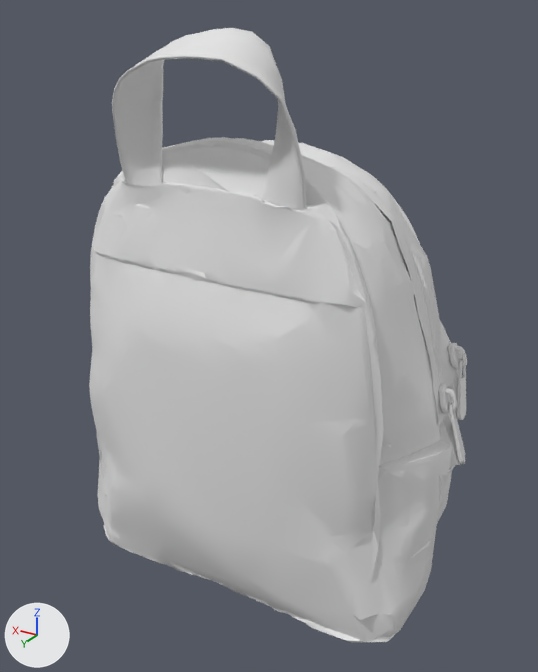
An edit to the glTF model src/Pages/Customize/Configurator/models/Accessories/Unisex/backpack.glb, drawn before and after from the same camera.
One viewpoint serves both versions: a camera (50 mm lens) standing at (-0.441, 0.732, 0.36) and looking at (-0.008, 0.011, 0.0). Arrows for +X, +Y and +Z are at lower left; the lights stay in place.

Names of what the first picture shows: 'all'.
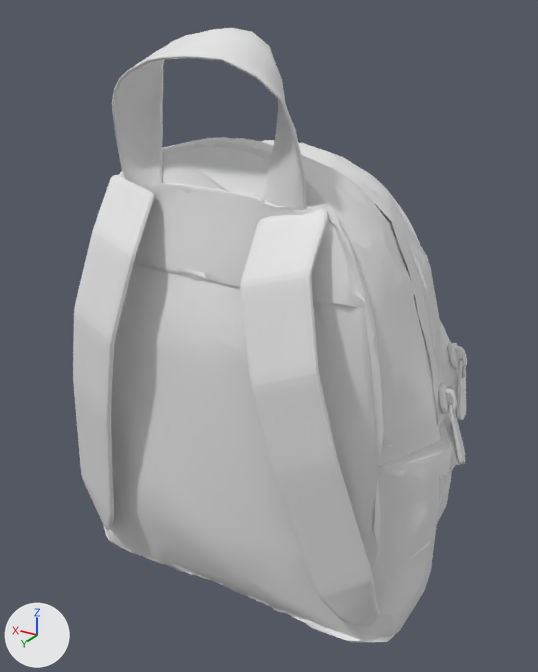
What changed in the scene script:
```text
Add me_plane_005:
    me_plane_005.from_pydata(...)  # 2402 vertices, 4800 faces; spans x -0.208..-0.062, y 0.091..0.179, z -0.295..0.19
Add me_plane_001:
    me_plane_001.from_pydata(...)  # 2402 vertices, 4800 faces; spans x 0.065..0.198, y 0.103..0.186, z -0.291..0.198
Add ob_right_handle:
    ob_right_handle = bpy.data.objects.new('right_handle', me_plane_005)
    ob_right_handle.location = (0.0, 0.0, 0.0)
Add ob_left_handle:
    ob_left_handle = bpy.data.objects.new('left_handle', me_plane_001)
    ob_left_handle.location = (0.0, 0.0, 0.0)
```

What differs and where, as boxes (x1, y1, x2, y2) in the pictures (538 x 672 px):
'right_handle', added
    after: (240, 209, 380, 626)
'left_handle', added
    after: (73, 175, 154, 530)
